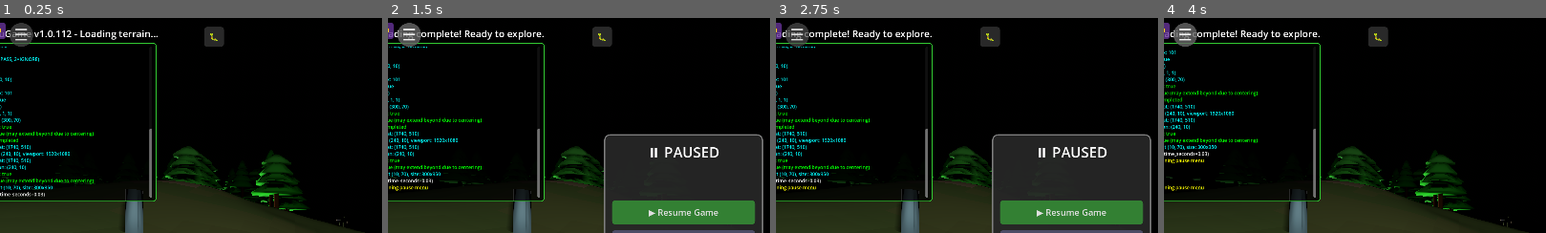
Above: before the commit, frames 1-4 (left to right).
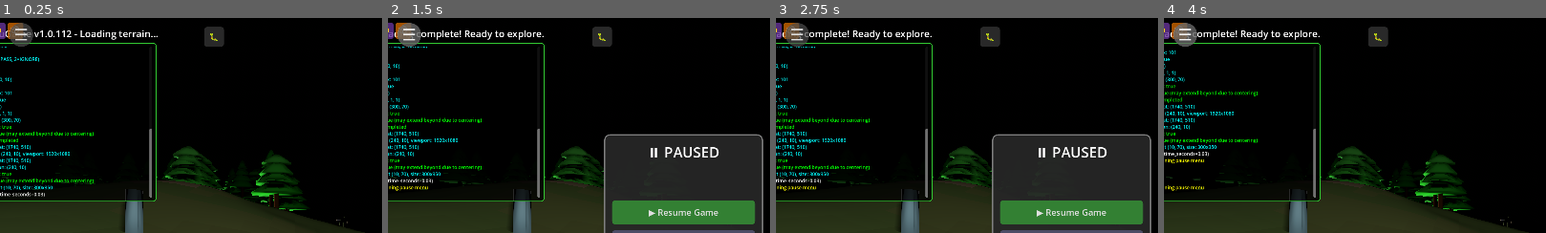
Above: after the commit, the same moments.

Repository: felix-dieterle/YouGame_godot4_public
Game: Godot game, scene res://scenes/main.tscn
Same seed, same stepped clock (60 frames per second), same inputs: the game is played once before the commit and once after it.
Inputs (mouse positions are % of the whole screen's width and height, from its top left):
- Up to frame 1 (0.25 s): no input
- Up to frame 2 (1.5 s): click "-" at 0.5 s; click (13, 3) at 1.25 s, where only the run after the commit has a clickable "📦"
- Up to frame 3 (2.75 s): click "+" at 2 s
- Up to frame 4 (4 s): click "🚀" at 2.75 s; click "☰" at 3.5 s
The pictures show only the part of the screen within x 11-61%, y 0-50%; the shares and areas given below are measured in that part.

The runs differ from the first frame. In frame 1, 0.3% of the frame differs, in the area x 2-6%, y 2-10%; in frame 2, 0.2%; in frame 3, 0.3%; in frame 4, 0.2%.

Commit message:
Add ZIP export button with error logs support
- Added ERROR_LOGS enum to LogType
- Added error_logs storage array
- Updated all match statements to handle error logs
- Added export_all_logs_as_zip() function with ZIPPacker
- Added metadata file generation with system info
- Added 📦 ZIP export button to debug overlay
- ZIP includes: sun lighting, sleep state, and error logs

Co-authored-by: felix-dieterle <1490062+felix-dieterle@users.noreply.github.com>

Diff:
--- a/scripts/debug_log_overlay.gd
+++ b/scripts/debug_log_overlay.gd
@@ -11,6 +11,7 @@
 var copy_button: Button
 var export_sun_button: Button
 var export_sleep_button: Button
+var export_zip_button: Button
 var version_label: Label
 var is_visible: bool = true  # Start visible to catch early logs
 
@@ -56,6 +57,9 @@
 
     # Create export sleep logs button
     _create_export_sleep_button()
+
+    # Create export ZIP button
+    _create_export_zip_button()
 
     # Create log panel
     _create_log_panel()
@@ -218,6 +222,36 @@
 
     export_sleep_button.pressed.connect(_on_export_sleep_pressed)
     add_child(export_sleep_button)
+    _update_button_positions()
+
+func _create_export_zip_button() -> void:
+    export_zip_button = Button.new()
+    export_zip_button.text = "📦"  # Package/box emoji for ZIP export
+    export_zip_button.size = Vector2(BUTTON_SIZE, BUTTON_SIZE)
+    export_zip_button.custom_minimum_size = Vector2(BUTTON_SIZE, BUTTON_SIZE)
+    export_zip_button.add_theme_font_size_override("font_size", 20)
+    export_zip_button.focus_mode = Control.FOCUS_NONE
+    export_zip_button.z_index = 100
+
+    # Style the button
+    var style_normal = StyleBoxFlat.new()
+    style_normal.bg_color = Color(0.8, 0.4, 0.0, 0.8)  # Orange for ZIP/package
+    style_normal.corner_radius_top_left = 5
+    style_normal.corner_radius_top_right = 5
+    style_normal.corner_radius_bottom_left = 5
+    style_normal.corner_radius_bottom_right = 5
+    export_zip_button.add_theme_stylebox_override("normal", style_normal)
+
+    var style_hover = StyleBoxFlat.new()
+    style_hover.bg_color = Color(0.9, 0.5, 0.1, 0.9)
+    style_hover.corner_radius_top_left = 5
+    style_hover.corner_radius_top_right = 5
+    style_hover.corner_radius_bottom_left = 5
+    style_hover.corner_radius_bottom_right = 5
+    export_zip_button.add_theme_stylebox_override("hover", style_hover)
+
+    export_zip_button.pressed.connect(_on_export_zip_pressed)
+    add_child(export_zip_button)
     _update_button_positions()
 
 func _update_button_positions() -> void:
@@ -231,6 +265,8 @@
         export_sun_button.position = Vector2(10 + (BUTTON_SIZE + 5) * 3, 10)
     if export_sleep_button:
         export_sleep_button.position = Vector2(10 + (BUTTON_SIZE + 5) * 4, 10)
+    if export_zip_button:
+        export_zip_button.position = Vector2(10 + (BUTTON_SIZE + 5) * 5, 10)
 
 func _create_log_panel() -> void:
     # Create semi-transparent panel
@@ -342,6 +378,18 @@
     else:
         add_log("Failed to export sleep state logs", "red")
 
+func _on_export_zip_pressed() -> void:
+    var filepath = LogExportManager.export_all_logs_as_zip()
+    if filepath != "":
+        var sun_count = LogExportManager.get_log_count(LogExportManager.LogType.SUN_LIGHTING_ISSUE)
+        var sleep_count = LogExportManager.get_log_count(LogExportManager.LogType.SLEEP_STATE_ISSUE)
+        var error_count = LogExportManager.get_log_count(LogExportManager.LogType.ERROR_LOGS)
+        add_log("All logs exported to ZIP!", "orange")
+        add_log("Sun: %d | Sleep: %d | Errors: %d" % [sun_count, sleep_count, error_count], "cyan")
+        add_log("File: %s" % filepath, "cyan")
+    else:
+        add_log("Failed to export logs to ZIP", "red")
+
 # Static method to add logs from anywhere
 static func add_log(message: String, color: String = "white"):
     if instance:
--- a/scripts/log_export_manager.gd
+++ b/scripts/log_export_manager.gd
@@ -6,13 +6,15 @@
 enum LogType {
 	SUN_LIGHTING_ISSUE,    # Logs for sun degree lighting problem
 	SLEEP_STATE_ISSUE,      # Logs for sleep state after loading save
-	GENERAL_DEBUG           # General debug logs
+	GENERAL_DEBUG,          # General debug logs
+	ERROR_LOGS              # Error logs from push_error and errors
 }
 
 # Storage for different log types
 var sun_lighting_logs: Array[String] = []
 var sleep_state_logs: Array[String] = []
 var general_logs: Array[String] = []
+var error_logs: Array[String] = []
 
 # Maximum logs per category
 const MAX_LOGS_PER_CATEGORY: int = 500
@@ -56,6 +58,10 @@
 			general_logs.append(formatted_msg)
 			if general_logs.size() > MAX_LOGS_PER_CATEGORY:
 				general_logs.remove_at(0)
+		LogType.ERROR_LOGS:
+			error_logs.append(formatted_msg)
+			if error_logs.size() > MAX_LOGS_PER_CATEGORY:
+				error_logs.remove_at(0)
 
 	# Also log to console for immediate visibility
 	print("[LOG_EXPORT][%s] %s" % [_get_log_type_name(log_type), message])
@@ -69,6 +75,8 @@
 			return "SLEEP_STATE"
 		LogType.GENERAL_DEBUG:
 			return "GENERAL"
+		LogType.ERROR_LOGS:
+			return "ERROR"
 	return "UNKNOWN"
 
 # Export logs of a specific type to a file
@@ -93,6 +101,9 @@
 		LogType.GENERAL_DEBUG:
 			logs_array = general_logs
 			filename = "general_debug_%s.log" % Time.get_datetime_string_from_system().replace(":", "-")
+		LogType.ERROR_LOGS:
+			logs_array = error_logs
+			filename = "error_logs_%s.log" % Time.get_datetime_string_from_system().replace(":", "-")
 
 	var filepath = EXPORT_BASE_PATH + filename
 
@@ -131,6 +142,8 @@
 			return sleep_state_logs.size()
 		LogType.GENERAL_DEBUG:
 			return general_logs.size()
+		LogType.ERROR_LOGS:
+			return error_logs.size()
 	return 0
 
 # Clear logs of a specific type
@@ -146,6 +159,8 @@
 			sleep_state_logs.clear()
 		LogType.GENERAL_DEBUG:
 			general_logs.clear()
+		LogType.ERROR_LOGS:
+			error_logs.clear()
 	print("Cleared logs for: %s" % _get_log_type_name(log_type))
 
 # Get all logs of a specific type
@@ -162,7 +177,95 @@
 			return sleep_state_logs.duplicate()
 		LogType.GENERAL_DEBUG:
 			return general_logs.duplicate()
+		LogType.ERROR_LOGS:
+			return error_logs.duplicate()
 	return []
+
+# Helper function to add an error log entry
+static func add_error(message: String) -> void:
+	add_log(LogType.ERROR_LOGS, message)
+
+# Export all logs as a ZIP file
+static func export_all_logs_as_zip() -> String:
+	if instance:
+		return instance._export_all_logs_as_zip_internal()
+	return ""
+
+func _export_all_logs_as_zip_internal() -> String:
+	_ensure_log_directory()
+
+	var timestamp_str = Time.get_datetime_string_from_system().replace(":", "-")
+	var zip_filename = "yougame_debug_logs_%s.zip" % timestamp_str
+	var zip_path = EXPORT_BASE_PATH + zip_filename
+
+	# Create ZIP packer
+	var packer = ZIPPacker.new()
+	var err = packer.open(zip_path)
+
+	if err != OK:
+		push_error("Failed to create ZIP file: %s" % zip_path)
+		return ""
+
+	# Export each log type to the ZIP
+	var log_types = [
+		{"type": LogType.SUN_LIGHTING_ISSUE, "filename": "1_sun_lighting_issue.log", "logs": sun_lighting_logs},
+		{"type": LogType.SLEEP_STATE_ISSUE, "filename": "2_sleep_state_issue.log", "logs": sleep_state_logs},
+		{"type": LogType.ERROR_LOGS, "filename": "3_error_logs.log", "logs": error_logs}
+	]
+
+	for log_info in log_types:
+		var log_type = log_info["type"]
+		var filename = log_info["filename"]
+		var logs_array = log_info["logs"]
+
+		# Create file header
+		var header = "=== YouGame Debug Logs ===\n"
+		header += "Log Type: %s\n" % _get_log_type_name(log_type)
+		header += "Export Time: %s\n" % Time.get_datetime_string_from_system()
+		header += "Total Entries: %d\n" % logs_array.size()
+		header += "Game Version: %s\n" % ProjectSettings.get_setting("application/config/version", "unknown")
+		header += "================================\n\n"
+
+		var content = header + "\n".join(logs_array)
+
+		# Add to ZIP
+		packer.start_file(filename)
+		packer.write_file(content.to_utf8_buffer())
+		packer.close_file()
+
+	# Add metadata file with system information
+	var metadata = _generate_metadata()
+	packer.start_file("0_metadata.txt")
+	packer.write_file(metadata.to_utf8_buffer())
+	packer.close_file()
+
+	# Close the ZIP
+	packer.close()
+
+	print("All logs exported to ZIP: %s" % zip_path)
+	return zip_path
+
+# Generate metadata file content
+func _generate_metadata() -> String:
+	var metadata = "=== YouGame Debug Logs - System Information ===\n\n"
+	metadata += "Export Time: %s\n" % Time.get_datetime_string_from_system()
+	metadata += "Game Version: %s\n" % ProjectSettings.get_setting("application/config/version", "unknown")
+	metadata += "\n--- Log Counts ---\n"
+	metadata += "Sun Lighting Issue Logs: %d\n" % sun_lighting_logs.size()
+	metadata += "Sleep State Issue Logs: %d\n" % sleep_state_logs.size()
+	metadata += "Error Logs: %d\n" % error_logs.size()
+	metadata += "\n--- System Information ---\n"
+	metadata += "OS: %s\n" % OS.get_name()
+	metadata += "Processor: %s (%d cores)\n" % [OS.get_processor_name(), OS.get_processor_count()]
+	metadata += "Video Adapter: %s\n" % RenderingServer.get_video_adapter_name()
+	metadata += "Screen Size: %s\n" % str(DisplayServer.screen_get_size())
+	metadata += "Locale: %s\n" % OS.get_locale()
+	metadata += "\n--- Description ---\n"
+	metadata += "1_sun_lighting_issue.log: Useful data about the brightness/sun problem\n"
+	metadata += "2_sleep_state_issue.log: Debug info for game state after reloading during sleep time\n"
+	metadata += "3_error_logs.log: Error messages and exceptions\n"
+	metadata += "\n==============================================\n"
+	return metadata
 
 # Helper function to format sleep state log message
 static func format_sleep_state_log(prefix: String, is_locked_out: bool, lockout_end_time: float, current_time: float, day_count: int, night_start_time: float) -> String:
